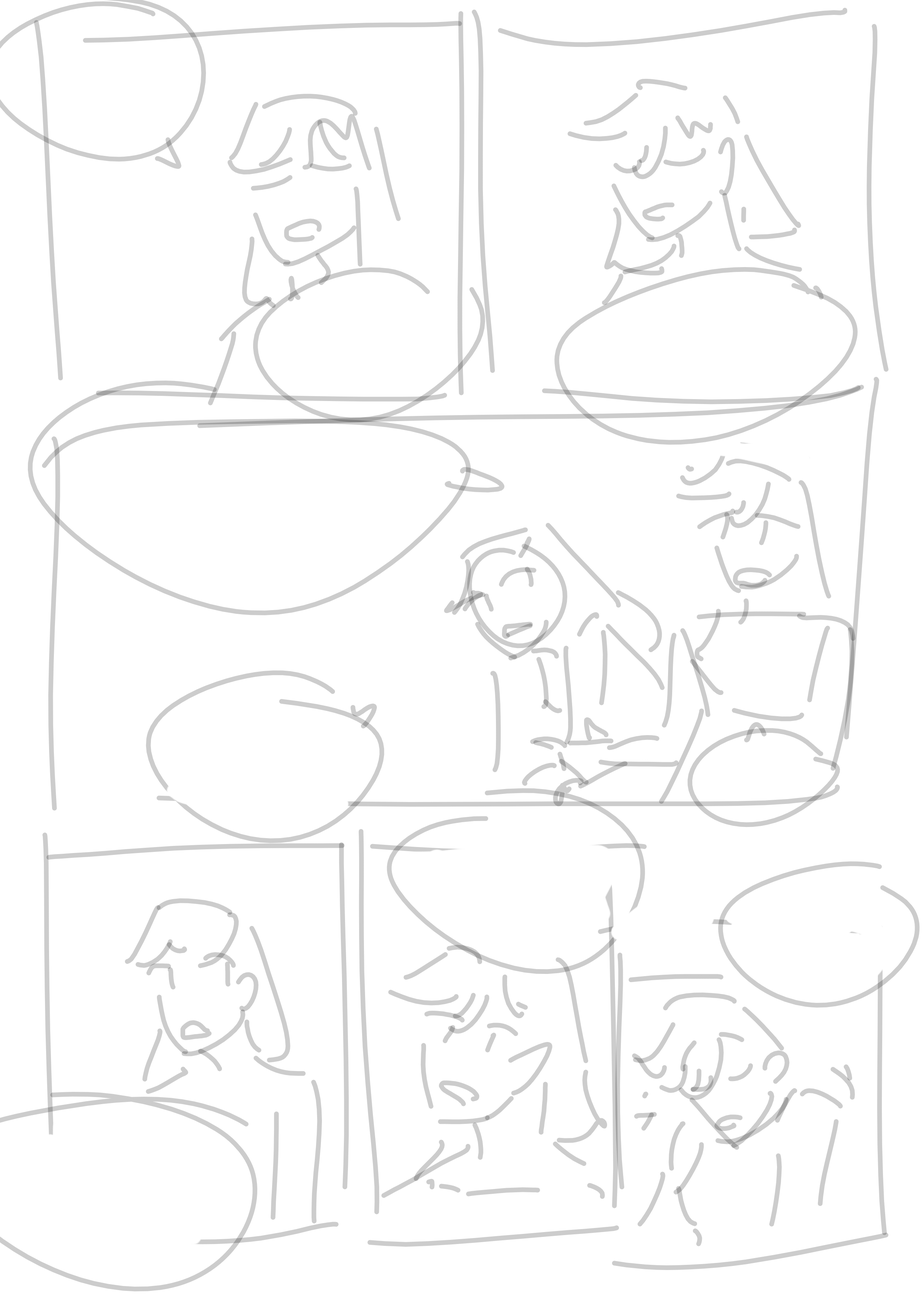
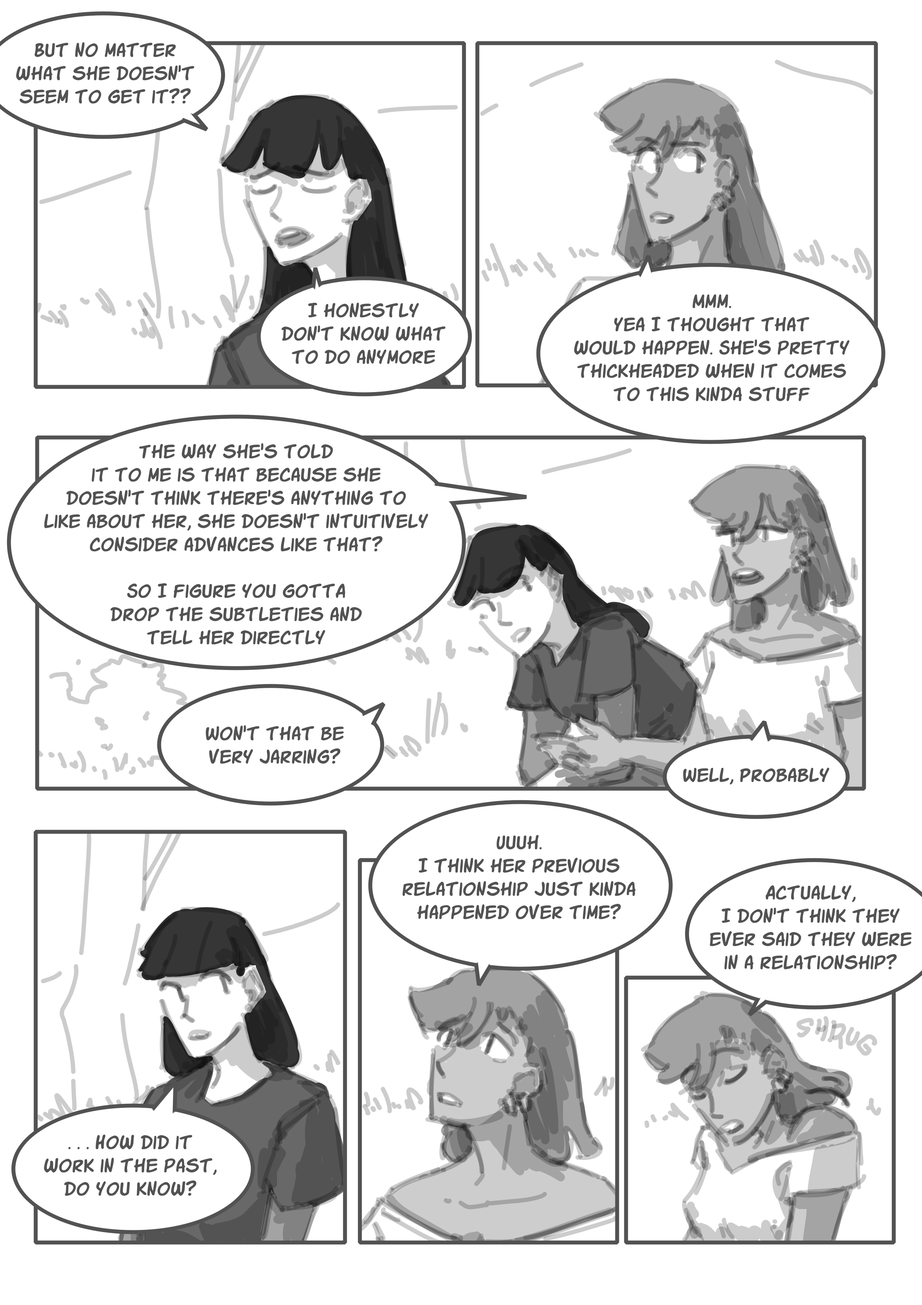
The second 922x1305 image is a revision of the first. Changes to its layers:
added layer "Vector Layer 4" above "Vector Layer 2" over [119, 71, 810, 1167]
added layer "Paint Layer 7" above "Paint Layer 6" over [23, 23, 905, 1262]
added layer "Paint Layer 6" above "Paint Layer 5" over [119, 95, 881, 1262]
added layer "Paint Layer 5" above "Background" over [119, 71, 881, 1262]
hid "Background", opacity 100% → 20% over [0, 0, 922, 1292]
